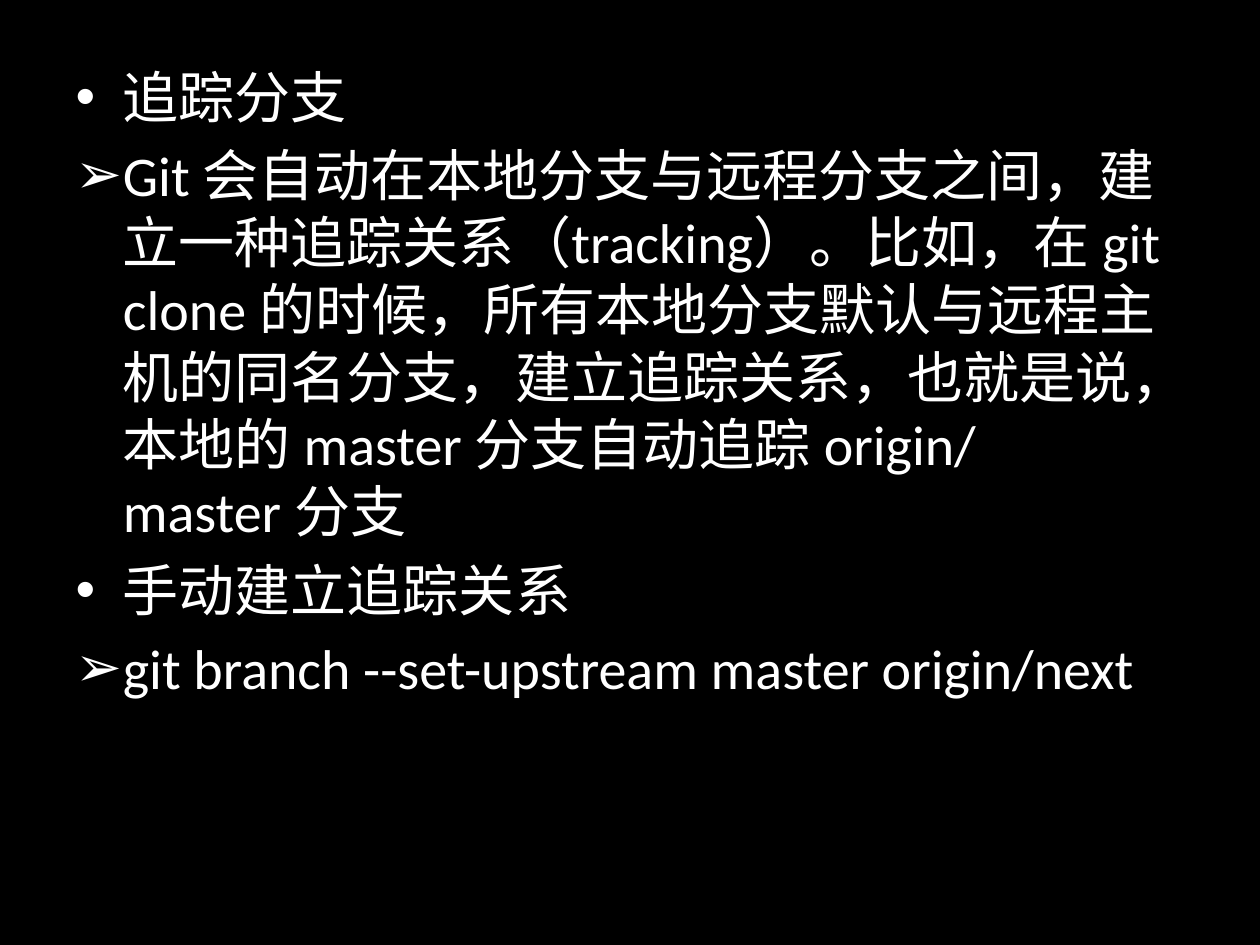
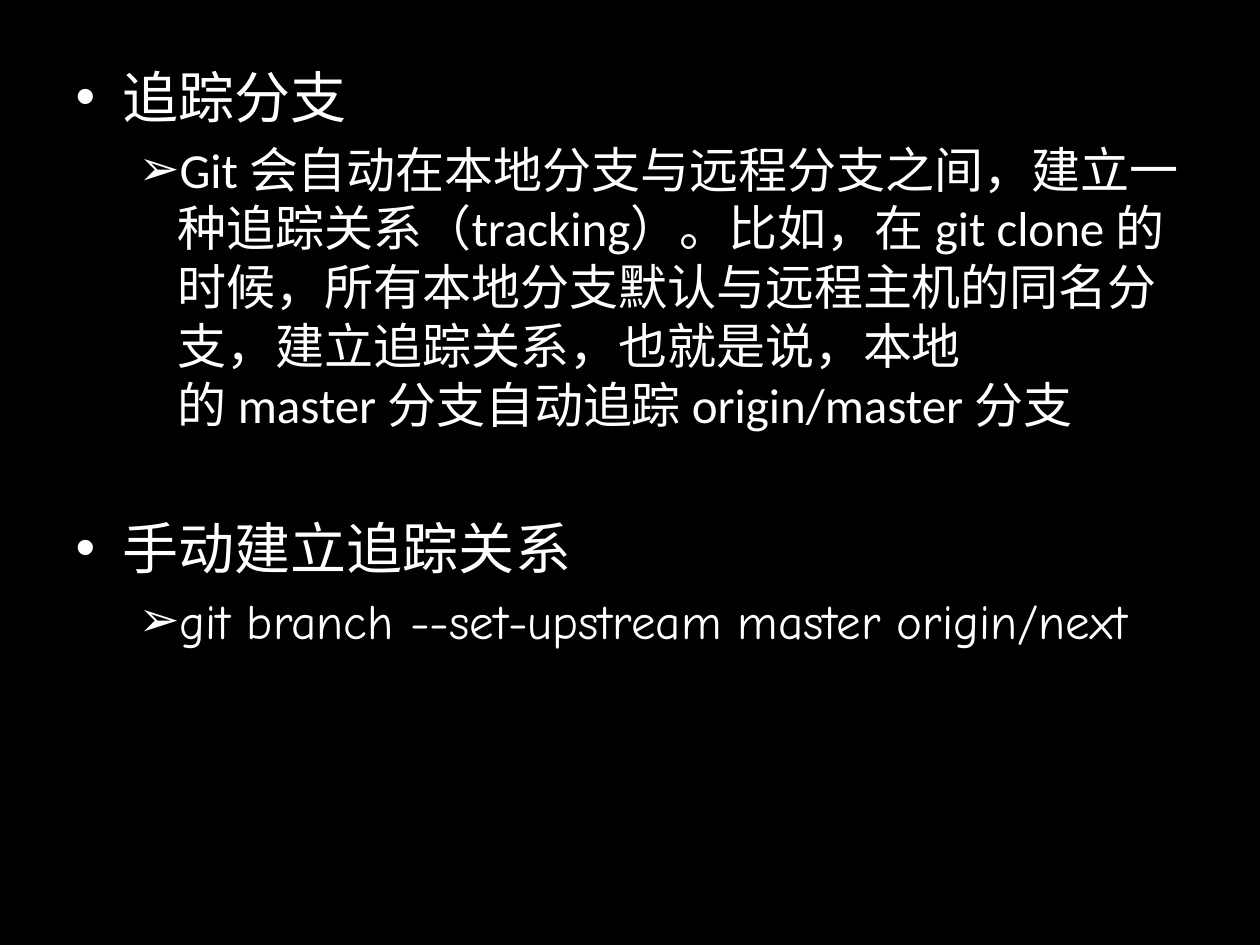
Before and after one commit to sontekliu/git-book, a slide deck: slide 38 of Git.pptx (slide 36 before the commit). Drawn at 1260x945 pixels with LibreOffice and Linux fonts; fonts in the diff are those of the drawing. Boxes give left, top, right and bottom in pixels: in the first picture for what was removed or moved away, otherwise in the second. Text is boxed around its words. In the diff, an @@ line names an element or a change of style, - is before the commit and + after.

```diff
--- a/Git.pptx
+++ b/Git.pptx
@@ text at <box>178,146,1179,649</box>: size 32 to 28 pt; font Calibri to Comic Neue in "git branch --set-upstream master origin/next"; list level 1 to 2 in "Git 会自动在本地分支与远程分支之间，建立一种追踪关系（tracking）。比如，在 git clone 的时候，所有 ..."; list level 1 to 2 in "git branch --set-upstream master origin/next" @@
```
Also in this commit, not shown: 18 other slides changed, 4 slides added.
